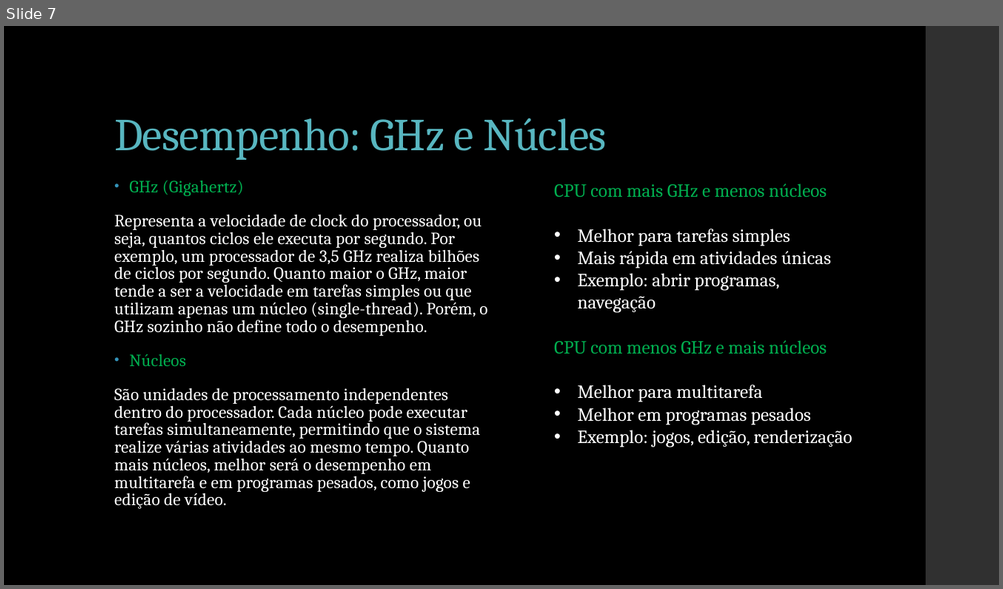
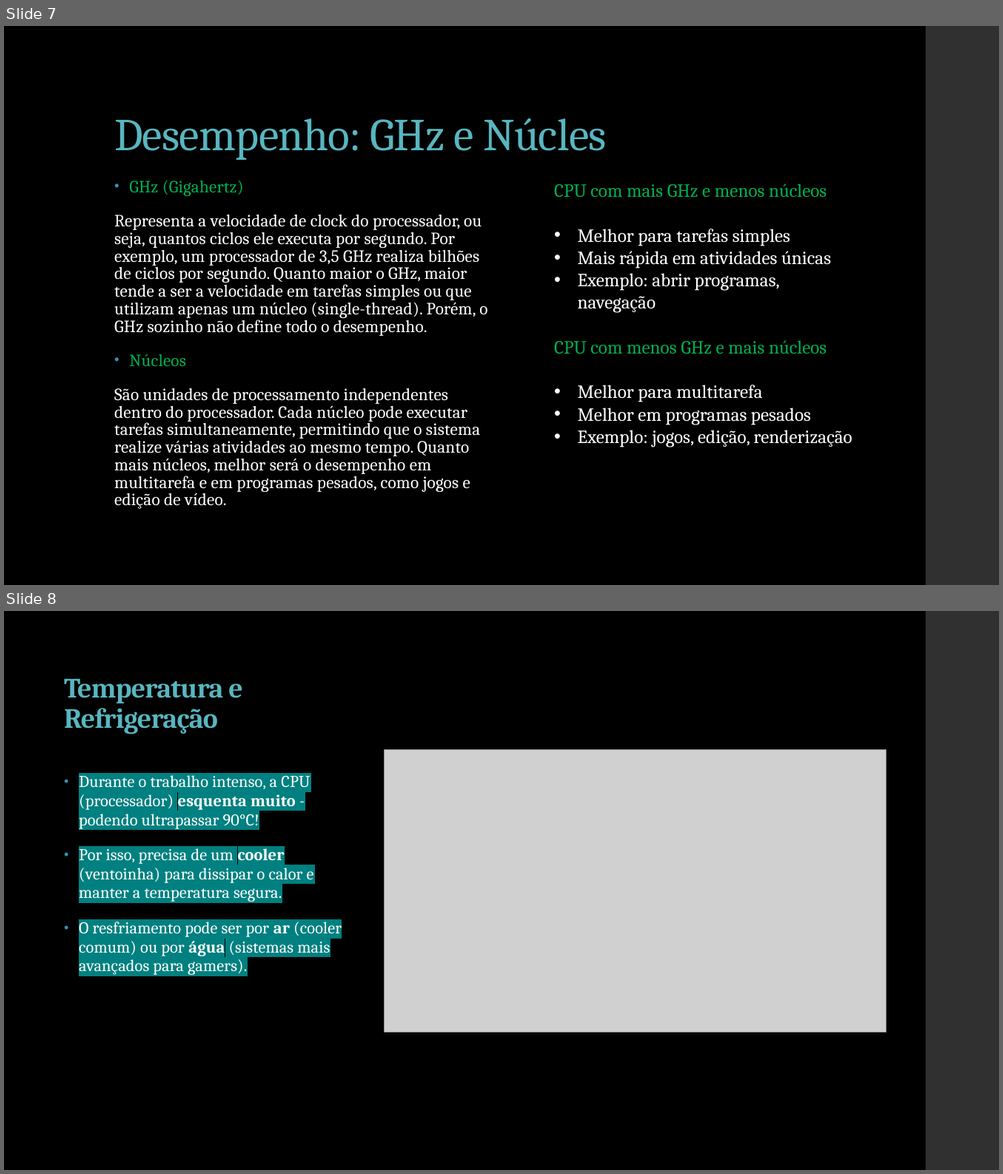
Before and after one commit to miguelguiul1/curso-hardware, a slide deck: HARDWARE/PowerPoint/MISSÃO PROCESSADOR - VERSÃO PREMIUM.pptx. Shown one above the other, each under a label of ours: slide 7 before the commit, slides 7 and 8 after it. The pictures are 1003x589 and 1003x1174 pixels, drawn with LibreOffice and Linux fonts; fonts in the diff are those of the drawing; grey boxes stand for pictures. Boxes give left, top, right and bottom in pixels: in the first picture for what was removed or moved away, otherwise in the second. Text is boxed around its words. In the diff, an @@ line names an element or a change of style, - is before the commit and + after.

```diff
--- a/HARDWARE/PowerPoint/MISSÃO PROCESSADOR - VERSÃO PREMIUM.pptx
+++ b/HARDWARE/PowerPoint/MISSÃO PROCESSADOR - VERSÃO PREMIUM.pptx
@@ slide 8 added at bbox=[4, 611, 999, 1170], background #000000; not listed: 1 template element that a slide beside it also shows @@
@@ title added at bbox=[64, 678, 242, 734], 27 pt, text #58B6C0, bold @@
+Temperatura e Refrigeração
@@ picture added at bbox=[384, 750, 886, 1033] @@
@@ text added at bbox=[79, 772, 341, 975], 16 pt, text #FFFFFF @@
+• Durante o trabalho intenso, a CPU (processador) esquenta muito - podendo ultrapassar 90°C!
+• Por isso, precisa de um cooler (ventoinha) para dissipar o calor e manter a temperatura segura.
+• O resfriamento pode ser por ar (cooler comum) ou por água (sistemas mais avançados para gamers).
```
Also in this commit, not shown: 2 slides changed, 2 other slides added, 2 slides removed, 1 other file.
